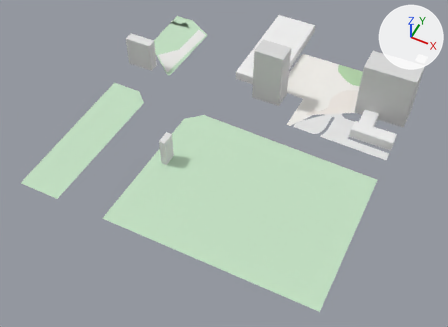
A saved change to the glTF model white-model-six-districts/chunks/120_79_mid.glb.
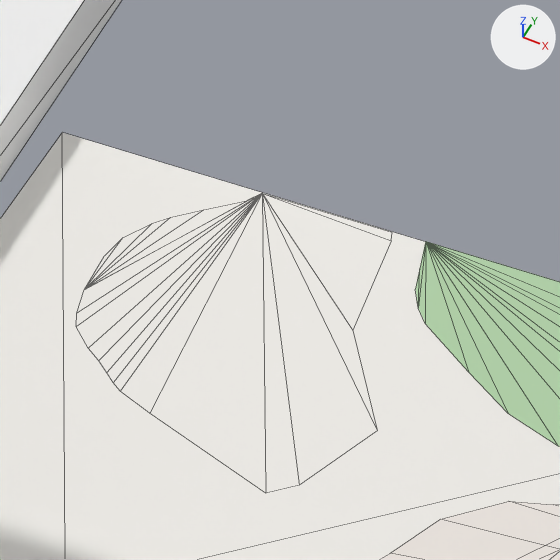
The first picture shows the older version from a camera (50 mm lens) standing at (567.0, 10581.0, 729.0) and looking at (258.0, 11198.0, -42.0). The close-ups show the older and then the newer version on the part from 66% to 79% of the width and 12% to 29% of the height of that picture. Only the edits that show in the close-ups are written down. The lights are fixed; the arrows at upper right show +X, +Y and +Z. The close-ups show mesh edges as thin lines. Vertices at exactly the same position are counted once.
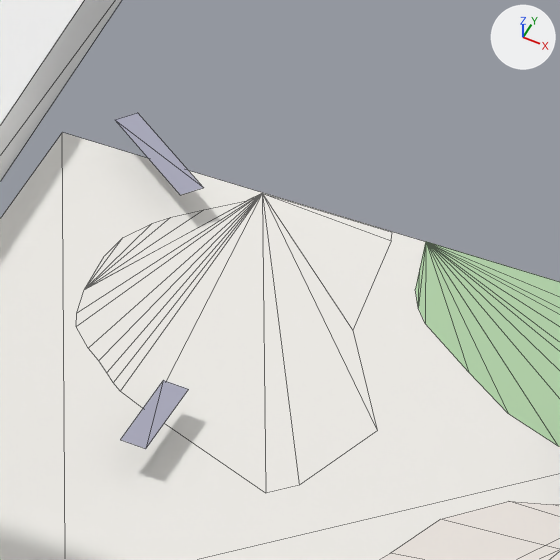
Scene script edits in JSON lines:
```json
{"block": "me_mesh_0", "where": "# used by ob_mesh_0; location = (0.0, 0.0, 0.0)"}
{"block": "me_mesh_0", "where": "# verts and faces of me_mesh_0; kept vertices keep their numbers, new ones are numbered from 228"}
{"op": "remove", "block": "me_mesh_0", "code": "me_mesh_0.from_pydata(...)  # 228 vertices, 218 faces; spans x -5.0..504.0, y 11000.0..11575.0, z -20.0..84.0"}
{"op": "add", "block": "me_mesh_0", "code": "me_mesh_0.from_pydata(...)  # 268 vertices, 238 faces; spans x -5.0..504.0, y 11000.0..11575.0, z -20.0..84.0"}
{"block": "me_mesh_0", "change": "me_mesh_0 part 1"}
{"op": "add", "block": "me_mesh_0", "code": "verts[256] = (287.0, 11500.0, -12.0)  # pixel (114, 119)"}
{"op": "add", "block": "me_mesh_0", "code": "verts[257] = (306.0, 11484.0, -12.0)  # pixel (180, 195)"}
{"op": "add", "block": "me_mesh_0", "code": "verts[258] = (309.0, 11488.0, -12.0)  # pixel (203, 187)"}
{"op": "add", "block": "me_mesh_0", "code": "verts[259] = (290.0, 11504.0, -12.0)  # pixel (137, 112)"}
{"op": "add", "block": "me_mesh_0", "code": "faces += [(256, 257, 258), (256, 258, 259)]"}
{"block": "me_mesh_0", "change": "me_mesh_0 part 2"}
{"op": "add", "block": "me_mesh_0", "code": "verts[260] = (322.0, 11433.0, -12.0)  # pixel (163, 380)"}
{"op": "add", "block": "me_mesh_0", "code": "verts[261] = (321.0, 11414.0, -12.0)  # pixel (120, 439)"}
{"op": "add", "block": "me_mesh_0", "code": "verts[262] = (326.0, 11414.0, -12.0)  # pixel (145, 448)"}
{"op": "add", "block": "me_mesh_0", "code": "verts[263] = (327.0, 11433.0, -12.0)  # pixel (188, 389)"}
{"op": "add", "block": "me_mesh_0", "code": "faces += [(260, 261, 262), (260, 262, 263)]"}
{"block": "me_mesh_0", "change": "other edits to the shape of me_mesh_0 do not show in these pictures"}
```

Pixel boxes [x1, y1, x2, y2] of what changed, in the close-ups (560 x 560 px):
```json
{"part": 1, "of": "me_mesh_0", "change": "added", "after": [115, 113, 203, 195]}
{"part": 2, "of": "me_mesh_0", "change": "added", "after": [121, 380, 188, 449]}
```
